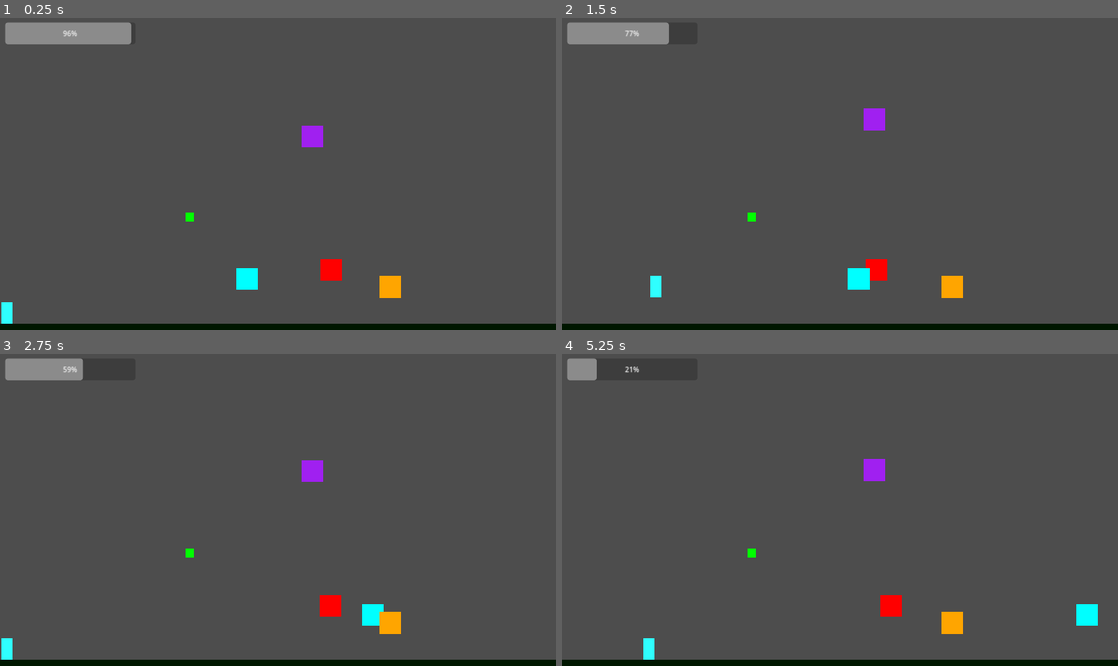
Above: before the commit, frames 1-4 (two rows, left to right).
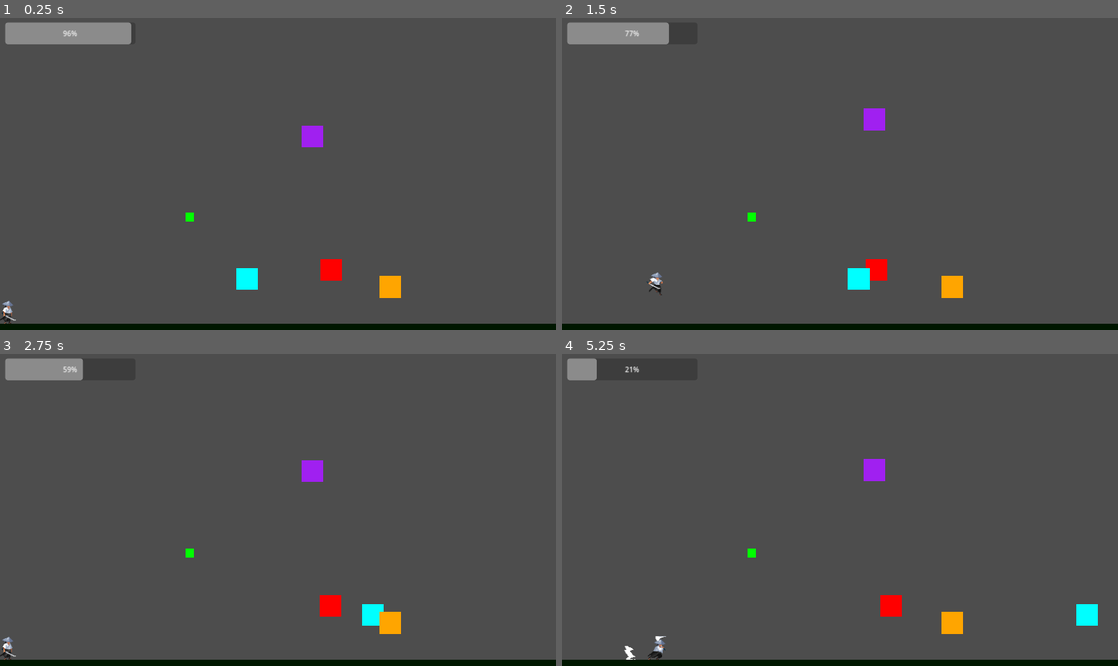
Above: after the commit, the same moments.

Repository: bryankatuari/outofpower
Game: Godot game, scene res://scenes/level_1.tscn
Two runs of this game, one before a commit and one after it. Both use one fixed random seed, a clock stepped at 60 frames per second and the inputs below.
Inputs:
- Up to frame 1 (0.25 s): no input
- Up to frame 2 (1.5 s): hold Right (dash_right) from 0.53 s (still down); tap Space (jump) at 0.6, 0.77, 1.07, 1.35 s
- Up to frame 3 (2.75 s): tap Space (jump) at 1.52, 1.82, 2.1 s; release Right (dash_right) at 2.03 s; hold Left (dash_left) from 2.03 s (still down)
- Up to frame 4 (5.25 s): release Left (dash_left) at 2.78 s; hold Right (dash_right) 2.78-4.28 s; tap Space (jump) at 2.85, 3.02, 3.32, 3.6, 3.77, 4.07, 4.35, 4.52, 4.82, 5.1 s; hold Left (dash_left) 4.28-5.03 s; hold Right (dash_right) from 5.03 s (still down)

The runs differ from the first frame. In frame 1, 0.1% of the frame differs, in the area x 0-3%, y 90-98%; in frame 2, 0.2%; in frame 3, 0.1%; in frame 4, 0.3%, in the area x 11-19%, y 90-98%.

Commit message:
animations done

Diff:
--- a/project.godot
+++ b/project.godot
@@ -71,5 +71,6 @@
 }
 dash_down={
 "deadzone": 0.5,
-"events": []
+"events": [Object(InputEventKey,"resource_local_to_scene":false,"resource_name":"","device":-1,"window_id":0,"alt_pressed":false,"shift_pressed":false,"ctrl_pressed":false,"meta_pressed":false,"pressed":false,"keycode":0,"physical_keycode":4194322,"key_label":0,"unicode":0,"echo":false,"script":null)
+]
 }
--- a/scenes/level_1.tscn
+++ b/scenes/level_1.tscn
@@ -1,11 +1,331 @@
-[gd_scene load_steps=6 format=3 uid="uid://rurffu3ao3xb"]
+[gd_scene load_steps=53 format=3 uid="uid://rurffu3ao3xb"]
 
 [ext_resource type="Script" path="res://scripts/Player.gd" id="1_q621y"]
+[ext_resource type="Texture2D" uid="uid://uplbud6u87m4" path="res://art/player/Sprites/DASH ATTACK.png" id="2_1tymf"]
 [ext_resource type="PackedScene" uid="uid://t4qjk31ad6v6" path="res://scenes/enemy.tscn" id="2_3tqpx"]
+[ext_resource type="Texture2D" uid="uid://mvvls17q1cp6" path="res://art/player/Sprites/IDLE.png" id="2_pklir"]
+[ext_resource type="Texture2D" uid="uid://whj5ylquqx8u" path="res://art/player/Sprites/DEATH.png" id="3_0h7vr"]
 [ext_resource type="PackedScene" uid="uid://ddb5n2lqv8bte" path="res://scenes/goal.tscn" id="3_7jy2u"]
+[ext_resource type="Texture2D" uid="uid://pwhx4vkp4fr2" path="res://art/player/Sprites/JUMP.png" id="4_nfeeh"]
+[ext_resource type="Texture2D" uid="uid://deqv3kldiefrt" path="res://art/player/Sprites/RUN.png" id="5_5aiew"]
 
 [sub_resource type="RectangleShape2D" id="RectangleShape2D_mvgtx"]
 size = Vector2(24.625, 49.875)
+
+[sub_resource type="AtlasTexture" id="AtlasTexture_6a1sh"]
+atlas = ExtResource("2_1tymf")
+region = Rect2(318, 0, 106, 84)
+
+[sub_resource type="AtlasTexture" id="AtlasTexture_gabf2"]
+atlas = ExtResource("2_1tymf")
+region = Rect2(424, 0, 106, 84)
+
+[sub_resource type="AtlasTexture" id="AtlasTexture_etmiq"]
+atlas = ExtResource("2_1tymf")
+region = Rect2(530, 0, 106, 84)
+
+[sub_resource type="AtlasTexture" id="AtlasTexture_qqkvn"]
+atlas = ExtResource("2_1tymf")
+region = Rect2(636, 0, 106, 84)
+
+[sub_resource type="AtlasTexture" id="AtlasTexture_p8qnq"]
+atlas = ExtResource("2_1tymf")
+region = Rect2(742, 0, 106, 84)
+
+[sub_resource type="AtlasTexture" id="AtlasTexture_xxin1"]
+atlas = ExtResource("2_1tymf")
+region = Rect2(848, 0, 106, 84)
+
+[sub_resource type="AtlasTexture" id="AtlasTexture_ewxno"]
+atlas = ExtResource("3_0h7vr")
+region = Rect2(0, 0, 106, 84)
+
+[sub_resource type="AtlasTexture" id="AtlasTexture_4fkf5"]
+atlas = ExtResource("3_0h7vr")
+region = Rect2(106, 0, 106, 84)
+
+[sub_resource type="AtlasTexture" id="AtlasTexture_jguvq"]
+atlas = ExtResource("3_0h7vr")
+region = Rect2(212, 0, 106, 84)
+
+[sub_resource type="AtlasTexture" id="AtlasTexture_rw14a"]
+atlas = ExtResource("3_0h7vr")
+region = Rect2(318, 0, 106, 84)
+
+[sub_resource type="AtlasTexture" id="AtlasTexture_64quy"]
+atlas = ExtResource("3_0h7vr")
+region = Rect2(424, 0, 106, 84)
+
+[sub_resource type="AtlasTexture" id="AtlasTexture_315xu"]
+atlas = ExtResource("3_0h7vr")
+region = Rect2(530, 0, 106, 84)
+
+[sub_resource type="AtlasTexture" id="AtlasTexture_yw7jb"]
+atlas = ExtResource("3_0h7vr")
+region = Rect2(636, 0, 106, 84)
+
+[sub_resource type="AtlasTexture" id="AtlasTexture_8oavb"]
+atlas = ExtResource("3_0h7vr")
+region = Rect2(742, 0, 106, 84)
+
+[sub_resource type="AtlasTexture" id="AtlasTexture_eioil"]
+atlas = ExtResource("3_0h7vr")
+region = Rect2(848, 0, 106, 84)
+
+[sub_resource type="AtlasTexture" id="AtlasTexture_1tbho"]
+atlas = ExtResource("3_0h7vr")
+region = Rect2(954, 0, 106, 84)
+
+[sub_resource type="AtlasTexture" id="AtlasTexture_et3nr"]
+atlas = ExtResource("2_pklir")
+region = Rect2(0, 0, 106, 84)
+
+[sub_resource type="AtlasTexture" id="AtlasTexture_l8dq0"]
+atlas = ExtResource("2_pklir")
+region = Rect2(106, 0, 106, 84)
+
+[sub_resource type="AtlasTexture" id="AtlasTexture_p45nk"]
+atlas = ExtResource("2_pklir")
+region = Rect2(212, 0, 106, 84)
+
+[sub_resource type="AtlasTexture" id="AtlasTexture_m7h6r"]
+atlas = ExtResource("2_pklir")
+region = Rect2(318, 0, 106, 84)
+
+[sub_resource type="AtlasTexture" id="AtlasTexture_n2ct8"]
+atlas = ExtResource("2_pklir")
+region = Rect2(424, 0, 106, 84)
+
+[sub_resource type="AtlasTexture" id="AtlasTexture_w4g46"]
+atlas = ExtResource("2_pklir")
+region = Rect2(530, 0, 106, 84)
+
+[sub_resource type="AtlasTexture" id="AtlasTexture_1gm5i"]
+atlas = ExtResource("2_pklir")
+region = Rect2(636, 0, 106, 84)
+
+[sub_resource type="AtlasTexture" id="AtlasTexture_qgr51"]
+atlas = ExtResource("2_pklir")
+region = Rect2(742, 0, 106, 84)
+
+[sub_resource type="AtlasTexture" id="AtlasTexture_43mvg"]
+atlas = ExtResource("2_pklir")
+region = Rect2(848, 0, 106, 84)
+
+[sub_resource type="AtlasTexture" id="AtlasTexture_r1n37"]
+atlas = ExtResource("2_pklir")
+region = Rect2(954, 0, 106, 84)
+
+[sub_resource type="AtlasTexture" id="AtlasTexture_bngfx"]
+atlas = ExtResource("2_pklir")
+region = Rect2(1060, 0, 106, 84)
+
+[sub_resource type="AtlasTexture" id="AtlasTexture_0gm2t"]
+atlas = ExtResource("2_pklir")
+region = Rect2(1166, 0, 106, 84)
+
+[sub_resource type="AtlasTexture" id="AtlasTexture_vkp17"]
+atlas = ExtResource("2_pklir")
+region = Rect2(1272, 0, 106, 84)
+
+[sub_resource type="AtlasTexture" id="AtlasTexture_0fva6"]
+atlas = ExtResource("2_pklir")
+region = Rect2(1378, 0, 106, 84)
+
+[sub_resource type="AtlasTexture" id="AtlasTexture_8r5rh"]
+atlas = ExtResource("4_nfeeh")
+region = Rect2(0, 0, 106, 84)
+
+[sub_resource type="AtlasTexture" id="AtlasTexture_0tvpq"]
+atlas = ExtResource("4_nfeeh")
+region = Rect2(106, 0, 106, 84)
+
+[sub_resource type="AtlasTexture" id="AtlasTexture_7wmnf"]
+atlas = ExtResource("4_nfeeh")
+region = Rect2(212, 0, 106, 84)
+
+[sub_resource type="AtlasTexture" id="AtlasTexture_3ppsk"]
+atlas = ExtResource("5_5aiew")
+region = Rect2(0, 0, 106, 84)
+
+[sub_resource type="AtlasTexture" id="AtlasTexture_hcqt6"]
+atlas = ExtResource("5_5aiew")
+region = Rect2(106, 0, 106, 84)
+
+[sub_resource type="AtlasTexture" id="AtlasTexture_ndb8e"]
+atlas = ExtResource("5_5aiew")
+region = Rect2(212, 0, 106, 84)
+
+[sub_resource type="AtlasTexture" id="AtlasTexture_8segm"]
+atlas = ExtResource("5_5aiew")
+region = Rect2(318, 0, 106, 84)
+
+[sub_resource type="AtlasTexture" id="AtlasTexture_4wcai"]
+atlas = ExtResource("5_5aiew")
+region = Rect2(424, 0, 106, 84)
+
+[sub_resource type="AtlasTexture" id="AtlasTexture_gu3p3"]
+atlas = ExtResource("5_5aiew")
+region = Rect2(530, 0, 106, 84)
+
+[sub_resource type="AtlasTexture" id="AtlasTexture_y8e00"]
+atlas = ExtResource("5_5aiew")
+region = Rect2(636, 0, 106, 84)
+
+[sub_resource type="AtlasTexture" id="AtlasTexture_yaqb4"]
+atlas = ExtResource("5_5aiew")
+region = Rect2(742, 0, 106, 84)
+
+[sub_resource type="SpriteFrames" id="SpriteFrames_o3nrt"]
+animations = [{
+"frames": [{
+"duration": 1.0,
+"texture": SubResource("AtlasTexture_6a1sh")
+}, {
+"duration": 1.0,
+"texture": SubResource("AtlasTexture_gabf2")
+}, {
+"duration": 1.0,
+"texture": SubResource("AtlasTexture_etmiq")
+}, {
+"duration": 1.0,
+"texture": SubResource("AtlasTexture_qqkvn")
+}, {
+"duration": 1.0,
+"texture": SubResource("AtlasTexture_p8qnq")
+}, {
+"duration": 1.0,
+"texture": SubResource("AtlasTexture_xxin1")
+}],
+"loop": true,
+"name": &"dash_attack",
+"speed": 12.0
+}, {
+"frames": [{
+"duration": 1.0,
+"texture": SubResource("AtlasTexture_ewxno")
+}, {
+"duration": 1.0,
+"texture": SubResource("AtlasTexture_4fkf5")
+}, {
+"duration": 1.0,
+"texture": SubResource("AtlasTexture_jguvq")
+}, {
+"duration": 1.0,
+"texture": SubResource("AtlasTexture_rw14a")
+}, {
+"duration": 1.0,
+"texture": SubResource("AtlasTexture_64quy")
+}, {
+"duration": 1.0,
+"texture": SubResource("AtlasTexture_315xu")
+}, {
+"duration": 1.0,
+"texture": SubResource("AtlasTexture_yw7jb")
+}, {
+"duration": 1.0,
+"texture": SubResource("AtlasTexture_8oavb")
+}, {
+"duration": 1.0,
+"texture": SubResource("AtlasTexture_eioil")
+}, {
+"duration": 1.0,
+"texture": SubResource("AtlasTexture_1tbho")
+}],
+"loop": true,
+"name": &"death",
+"speed": 10.0
+}, {
+"frames": [{
+"duration": 1.0,
+"texture": SubResource("AtlasTexture_et3nr")
+}, {
+"duration": 1.0,
+"texture": SubResource("AtlasTexture_l8dq0")
+}, {
+"duration": 1.0,
+"texture": SubResource("AtlasTexture_p45nk")
+}, {
+"duration": 1.0,
+"texture": SubResource("AtlasTexture_m7h6r")
+}, {
+"duration": 1.0,
+"texture": SubResource("AtlasTexture_n2ct8")
+}, {
+"duration": 1.0,
+"texture": SubResource("AtlasTexture_w4g46")
+}, {
+"duration": 1.0,
+"texture": SubResource("AtlasTexture_1gm5i")
+}, {
+"duration": 1.0,
+"texture": SubResource("AtlasTexture_qgr51")
+}, {
+"duration": 1.0,
+"texture": SubResource("AtlasTexture_43mvg")
+}, {
+"duration": 1.0,
+"texture": SubResource("AtlasTexture_r1n37")
+}, {
+"duration": 1.0,
+"texture": SubResource("AtlasTexture_bngfx")
+}, {
+"duration": 1.0,
+"texture": SubResource("AtlasTexture_0gm2t")
+}, {
+"duration": 1.0,
+"texture": SubResource("AtlasTexture_vkp17")
+}, {
+"duration": 1.0,
+"texture": SubResource("AtlasTexture_0fva6")
+}],
+"loop": true,
+"name": &"idle",
+"speed": 14.0
+}, {
+"frames": [{
+"duration": 1.0,
+"texture": SubResource("AtlasTexture_8r5rh")
+}, {
+"duration": 1.0,
+"texture": SubResource("AtlasTexture_0tvpq")
+}, {
+"duration": 1.0,
+"texture": SubResource("AtlasTexture_7wmnf")
+}],
+"loop": true,
+"name": &"jump",
+"speed": 3.0
+}, {
+"frames": [{
+"duration": 1.0,
+"texture": SubResource("AtlasTexture_3ppsk")
+}, {
+"duration": 1.0,
+"texture": SubResource("AtlasTexture_hcqt6")
+}, {
+"duration": 1.0,
+"texture": SubResource("AtlasTexture_ndb8e")
+}, {
+"duration": 1.0,
+"texture": SubResource("AtlasTexture_8segm")
+}, {
+"duration": 1.0,
+"texture": SubResource("AtlasTexture_4wcai")
+}, {
+"duration": 1.0,
+"texture": SubResource("AtlasTexture_gu3p3")
+}, {
+"duration": 1.0,
+"texture": SubResource("AtlasTexture_y8e00")
+}, {
+"duration": 1.0,
+"texture": SubResource("AtlasTexture_yaqb4")
+}],
+"loop": true,
+"name": &"run",
+"speed": 8.0
+}]
 
 [sub_resource type="RectangleShape2D" id="RectangleShape2D_50xls"]
 size = Vector2(1280, 14)
@@ -21,10 +341,18 @@
 shape = SubResource("RectangleShape2D_mvgtx")
 
 [node name="Polygon2D" type="Polygon2D" parent="Player"]
+visible = false
 position = Vector2(0, -1.02041)
 scale = Vector2(1.04167, 1.02041)
 color = Color(0.184314, 1, 1, 1)
 polygon = PackedVector2Array(0, 1, 24, 1, 24, 50, 0, 50)
+
+[node name="AnimatedSprite2D" type="AnimatedSprite2D" parent="Player"]
+position = Vector2(13, 0)
+scale = Vector2(1.5, 1.5)
+sprite_frames = SubResource("SpriteFrames_o3nrt")
+animation = &"dash_attack"
+frame_progress = 0.256852
 
 [node name="Floor" type="StaticBody2D" parent="."]
 position = Vector2(640, 691)
--- a/scripts/Player.gd
+++ b/scripts/Player.gd
@@ -1,6 +1,7 @@
 extends CharacterBody2D
 
 @onready var power_bar = get_node("../UI/PowerBar")
+@onready var anim = $AnimatedSprite2D
 
 @export var speed = 200
 @export var jump_force = -400
@@ -16,19 +17,22 @@
 
 var is_dashing = false
 var can_dash = true
+var is_dead = false
 
 var dash_timer = 0.0
 var dash_cooldown_timer = 0.0
 var dash_direction = Vector2.ZERO
 
 var power = 100.0
+var facing_right = true
 
 func _ready():
 	power = max_power
 
 func _physics_process(delta):
+	if is_dead:
+		return
 	update_ui()
-
 	drain_power(delta)
 
 	if is_on_floor():
@@ -44,7 +48,9 @@
 		if dash_timer <= 0:
 			is_dashing = false
 			velocity = Vector2.ZERO
+			reset_sprite_rotation()
 
+		update_animation()
 		move_and_slide()
 		return
 
@@ -53,6 +59,11 @@
 
 	var direction = Input.get_axis("move_left", "move_right")
 	velocity.x = direction * speed
+
+	if direction < 0:
+		facing_right = false
+	elif direction > 0:
+		facing_right = true
 
 	if Input.is_action_just_pressed("jump") and is_on_floor():
 		velocity.y = jump_force
@@ -64,9 +75,11 @@
 			start_dash(Vector2.RIGHT)
 		elif Input.is_action_just_pressed("dash_up"):
 			start_dash(Vector2.UP)
-		elif Input.is_action_just_pressed("dash_down"):
+		elif Input.is_action_just_pressed("dash_down") and not is_on_floor():
 			start_dash(Vector2.DOWN)
 
+	update_facing()
+	update_animation()
 	move_and_slide()
 
 func start_dash(direction):
@@ -76,11 +89,11 @@
 	dash_timer = dash_duration
 	dash_cooldown_timer = dash_cooldown
 	velocity = Vector2.ZERO
+	set_dash_sprite_rotation(direction)
 
 func reset_dash():
 	can_dash = true
 	dash_cooldown_timer = 0.0
-	#add energy bar
 
 func drain_power(delta):
 	power -= power_drain_per_second * delta
@@ -90,6 +103,17 @@
 		die()
 
 func die():
+	if is_dead:
+		return
+
+	is_dead = true
+	velocity = Vector2.ZERO
+	is_dashing = false
+
+	anim.rotation_degrees = 0
+	anim.play("death")
+
+	await get_tree().create_timer(1.0).timeout
 	get_tree().reload_current_scene()
 
 func restore_power(amount):
@@ -100,3 +124,38 @@
 	if power_bar:
 		power_bar.max_value = max_power
 		power_bar.value = power
+
+func update_facing():
+	if is_dashing and (dash_direction == Vector2.UP or dash_direction == Vector2.DOWN):
+		return
+
+	anim.flip_h = not facing_right
+
+func update_animation():
+	if is_dashing:
+		anim.play("dash_attack")
+		return
+
+	if not is_on_floor():
+		anim.play("jump")
+		return
+
+	if abs(velocity.x) > 0:
+		anim.play("run")
+	else:
+		anim.play("idle")
+
+func set_dash_sprite_rotation(direction):
+	if direction == Vector2.UP:
+		anim.flip_h = false
+		anim.rotation_degrees = -90
+	elif direction == Vector2.DOWN:
+		anim.flip_h = false
+		anim.rotation_degrees = 90
+	else:
+		anim.rotation_degrees = 0
+		anim.flip_h = not facing_right
+
+func reset_sprite_rotation():
+	anim.rotation_degrees = 0
+	anim.flip_h = not facing_right
Not shown, added: art/player/License.txt
Binary file added: art/player/Sprites/ATTACK 1.png
Not shown, added: art/player/Sprites/ATTACK 1.png.import
Binary file added: art/player/Sprites/ATTACK 2.png
Not shown, added: art/player/Sprites/ATTACK 2.png.import
Binary file added: art/player/Sprites/ATTACK 3.png
Not shown, added: art/player/Sprites/ATTACK 3.png.import
Binary file added: art/player/Sprites/DASH ATTACK.png
Not shown, added: art/player/Sprites/DASH ATTACK.png.import
Binary file added: art/player/Sprites/DASH.png
Not shown, added: art/player/Sprites/DASH.png.import
Binary file added: art/player/Sprites/DEATH.png
(and 21 more such lines)
